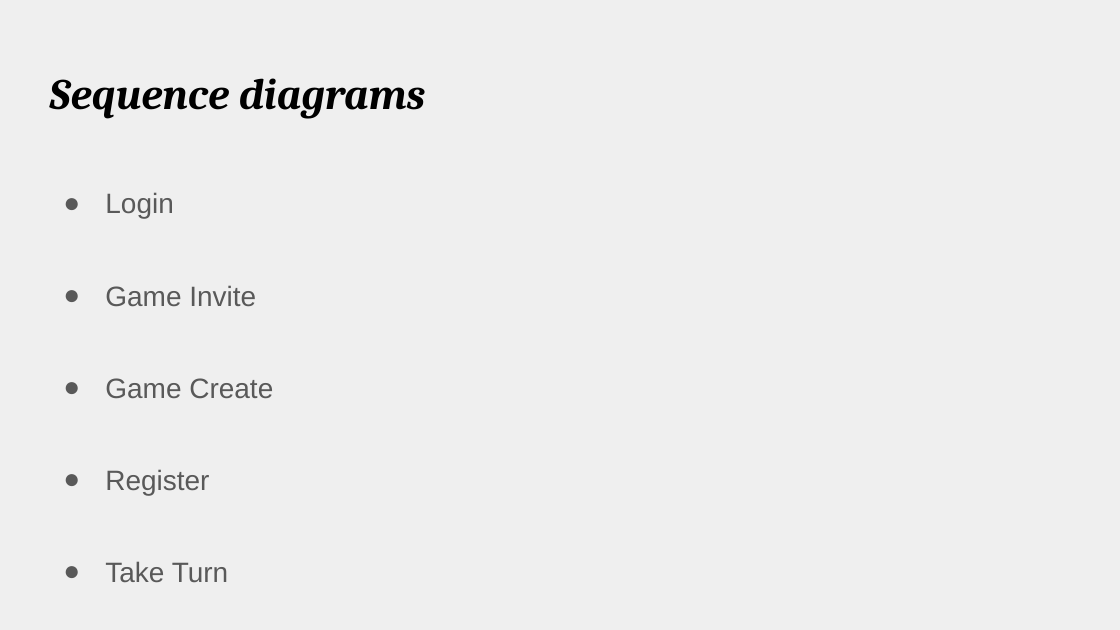
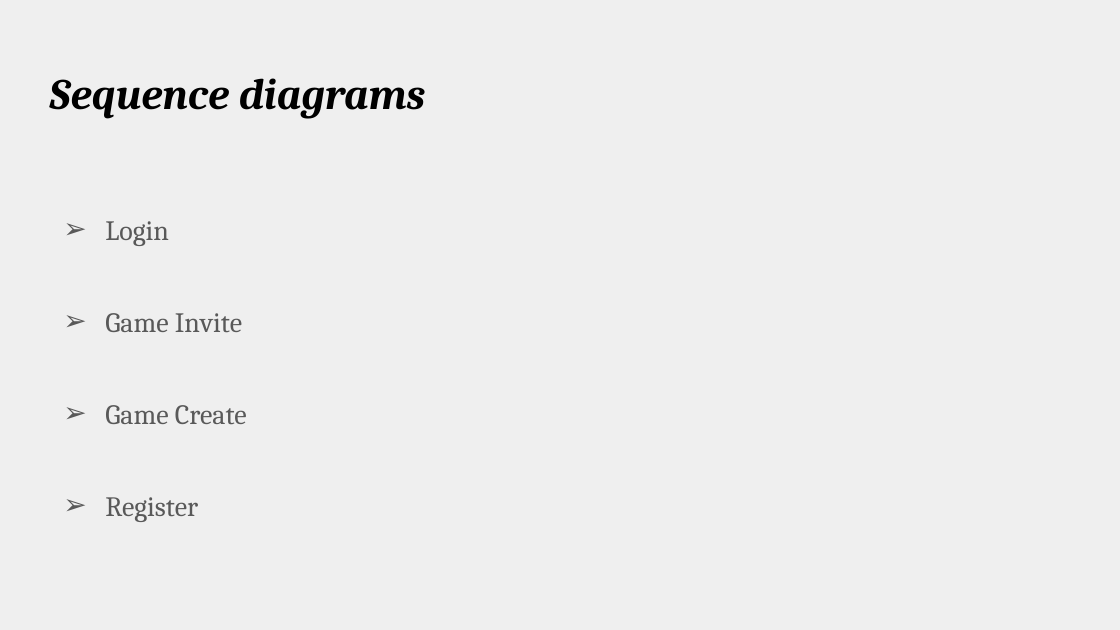
Before and after one commit to amgunden/cs414-f17-301-chessire-coders, a slide deck: slide 5 of documentation/P3 Presentation.pptx. Drawn at 1120x630 pixels with LibreOffice and Linux fonts; fonts in the diff are those of the drawing. Boxes give left, top, right and bottom in pixels: in the first picture for what was removed or moved away, otherwise in the second. Text is boxed around its words. In the diff, an @@ line names an element or a change of style, - is before the commit and + after.

```diff
--- a/documentation/P3 Presentation.pptx
+++ b/documentation/P3 Presentation.pptx
@@ text "Login" at bbox=[105, 221, 247, 522]: font Arial to Cambria; bullet ● to ➢; vertical alignment top to middle @@
@@ text at bbox=[105, 561, 229, 582]: paragraph removed @@
-● Take Turn
```
Also in this commit, not shown: 6 other slides changed, 12 slides added, 7 slides removed, 1 other file.
